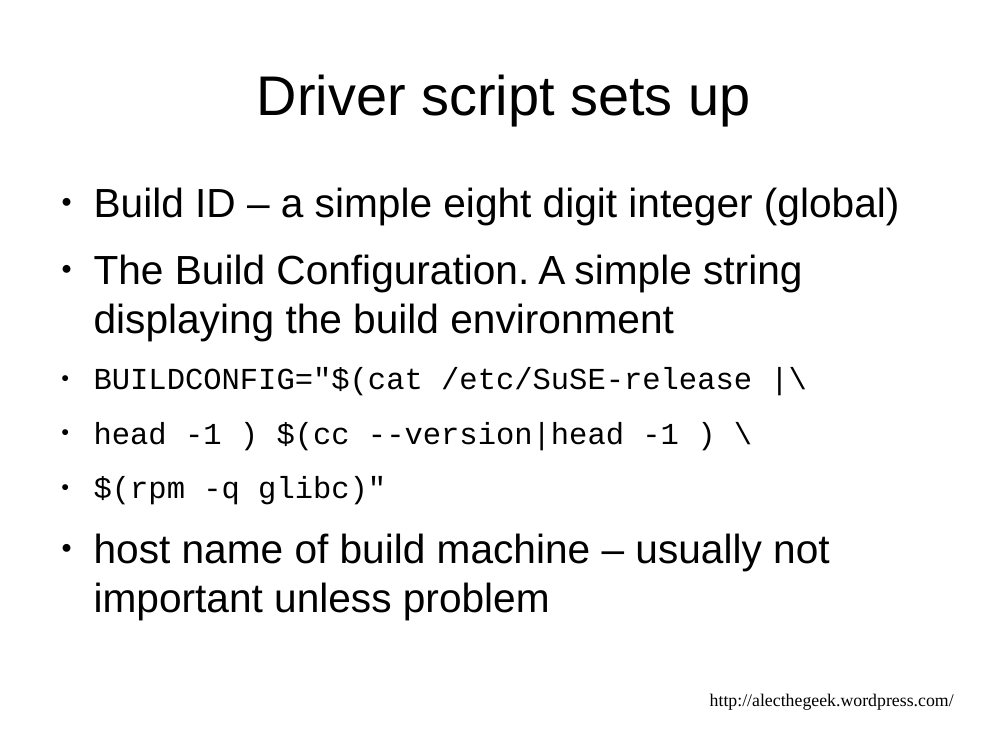
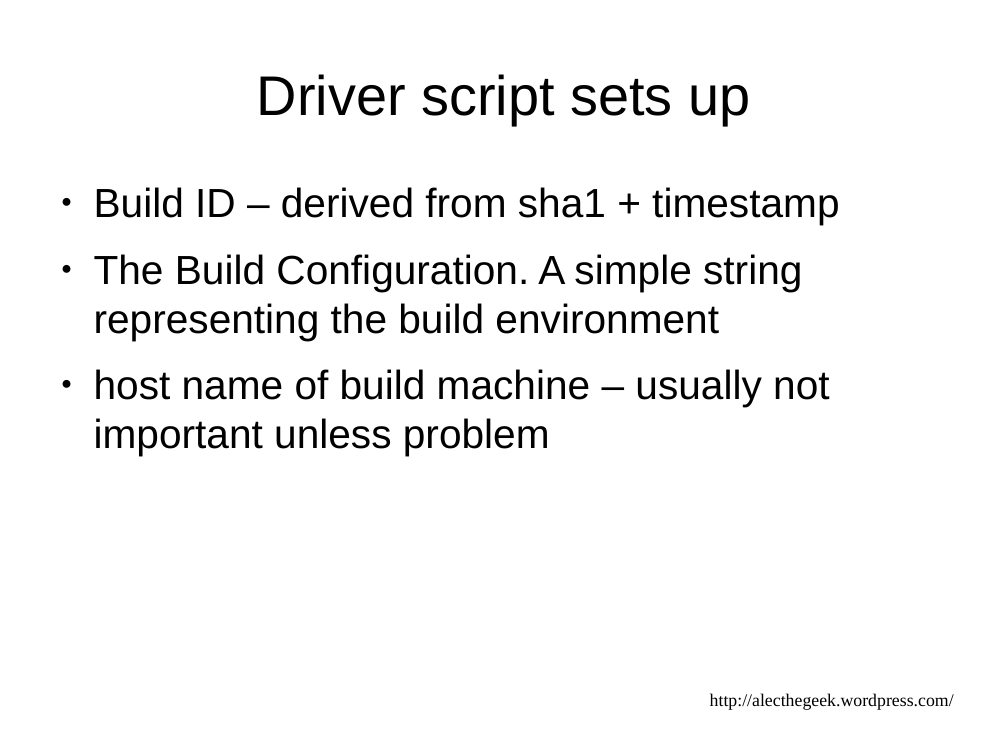
Before and after one commit to alecthegeek/gitbuilding, a slide deck: slide 28 of DevOpsDownUnderPresentation.odp. Drawn at 1008x756 pixels with LibreOffice and Linux fonts; fonts in the diff are those of the drawing. Boxes give left, top, right and bottom in pixels: in the first picture for what was removed or moved away, otherwise in the second. Text is boxed around its words. In the diff, an @@ line names an element or a change of style, - is before the commit and + after.

```diff
--- a/DevOpsDownUnderPresentation.odp
+++ b/DevOpsDownUnderPresentation.odp
@@ text at (94, 187, 839, 340): text changed @@
-● Build ID – a simple eight digit integer (global)
-● The Build Configuration. A simple string displaying the build environment
-● BUILDCONFIG="$(cat /etc/SuSE-release |\
-● head -1 ) $(cc --version|head -1 ) \
-● $(rpm -q glibc)"
+● Build ID – derived from sha1 + timestamp
+● The Build Configuration. A simple string representing the build environment
```
Also in this commit, not shown: 7 other slides changed, 2 slides added, 1 slide removed, 7 other files.
